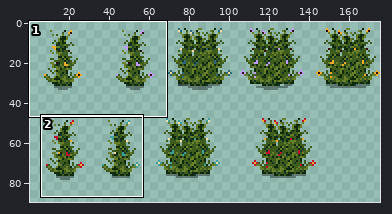
Edited in one commit: sprite sheet (Assets/Art/Sprites/Nature/Plants/Shrubbery/plant_weeds.png). The first picture is a wide view before the edit; the outline marks the close-up.
Close-up. Earlier state:
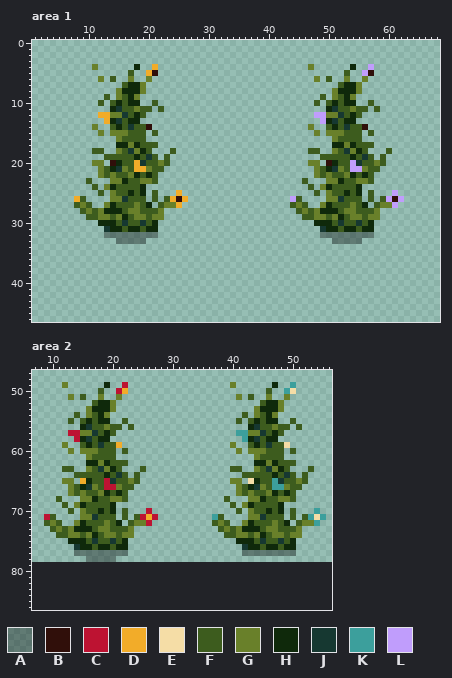
The file is 176x79 pixels. Shown: area 1: x 1..68, y 0..46; area 2: x 7..56, y 47..86. The old version is drawn lined up with the new one, on the new canvas. The wide view leaves out empty margins.
Palette (. is transparent): A #0000005a  B #300f0a  C #bd1332  D #f2ac29  E #f5dda6  F #3d5c1e  G #69802a  H #0f290b  J #163831  K #3c9f9c  L #c09dfc
Pixels before, area 1 (only the part around the change), first column x 1:
 0 ....................................................................
 1 ....................................................................
 2 ....................................................................
 3 ....................................................................
 4 ..........G......H..D.........................G......H..L...........
 5 ................F..DB...............................F..LB...........
 6 ...........G.F..G..G...........................G.F..G..G............
 7 ...............FHHG................................FHHG.............
 8 ..............GHHHG...............................GHHHG.............
 9 ............F.GFHG..............................F.GFHG..............
10 ...........F.FHFHH..F..........................F.FHFHH..F...........
11 .............HJFFGFF.F...........................HJFFGFF.F..........
12 ...........DDGGJFHF............................LLGGJFHF.............
13 ............DHJFHH..............................LHJFHH..............
14 ..........G..FHFJFFB..........................G..FHFJFFB............
15 ...........G.GGGFFF.F..........................G.GGGFFF.F...........
16 ..............GFFFF...............................GFFFF.............
17 ..............HHGHFFF.............................HHGHFFF...........
18 ..........FF..GFJGHF...F......................FF..GFJGHF...F........
19 ............FFFFFHFJF.F.........................FFFFFHFJF.F.........
20 ..........GG.BHFFDJFFGF.......................GG.BHFFLJFFGF.........
21 ...........GFHJGFDDGFF.........................GFHJGFLLGFF..........
22 ...........GFGFFGHFHF..........................GFGFFGHFHF...........
23 .........F...GGHFFGGF........................F...GGHFFGGF...........
24 ..........F.GHFFFFH...........................F.GHFFFFH.............
25 ...........F.GFFHFH.F...D......................F.GFFHFH.F...L.......
26 .......DF....GGJFFF.F.FDBD.................LF....GGJFFF.F.FLBL......
27 .......FGF..GHFFFGFH.FGGD..................FGF..GHFFFGFH.FGGL.......
28 ........FGFGHHHFGGFFFG......................FGFGHHHFGGFFFG..........
29 .........FFGGFGHFGGFGG.......................FFGGFGHFGGFGG..........
30 ...........HHHFJFFJFH..........................HHHFJFFJFH...........
31 ............JHHFHHFHH...........................JHHFHHFHH...........
32 ............AAAAAAAAA...........................AAAAAAAAA...........
33 ..............AAAAA...............................AAAAA.............
34 ....................................................................
35 ....................................................................
36 ....................................................................
37 ....................................................................
38 ....................................................................
39 ....................................................................
40 ....................................................................
41 ....................................................................
42 ....................................................................
43 ....................................................................
44 ....................................................................
45 ....................................................................
46 ....................................................................
Pixels before, area 2, first column x 9:
49 ...G......H..C.................G......H..K.....
50 .........F..CD.......................F..KE.....
51 ....G.F..G..G...................G.F..G..G......
52 ........FHHG........................FHHG.......
53 .......GHHHG.......................GHHHG.......
54 .....F.GFHG......................F.GFHG........
55 ....F.FHFHH..F..................F.FHFHH..F.....
56 ......HJFFGFF.F...................HJFFGFF.F....
57 ....CCGGJFHF....................KKGGJFHF.......
58 .....CHJFHH......................KHJFHH........
59 ...G..FHFJFFD..................G..FHFJFFE......
60 ....G.GGGFFF.F..................G.GGGFFF.F.....
61 .......GFFFF.......................GFFFF.......
62 .......HHGHFFF.....................HHGHFFF.....
63 ...FF..GFJGHF...F..............FF..GFJGHF...F..
64 .....FFFFFHFJF.F.................FFFFFHFJF.F...
65 ...GG.DHFFCJFFGF...............GG.EHFFKJFFGF...
66 ....GFHJGFCCGFF.................GFHJGFKKGFF....
67 ....GFGFFGHFHF..................GFGFFGHFHF.....
68 ..F...GGHFFGGF................F...GGHFFGGF.....
69 ...F.GHFFFFH...................F.GHFFFFH.......
70 ....F.GFFHFH.F...C..............F.GFFHFH.F...K.
71 CF....GGJFFF.F.FCDC.........KF....GGJFFF.F.FKEK
72 FGF..GHFFFGFH.FGGC..........FGF..GHFFFGFH.FGGK.
73 .FGFGHHHFGGFFFG..............FGFGHHHFGGFFFG....
74 ..FFGGFGHFGGFGG...............FFGGFGHFGGFGG....
75 ....HHHFJFFJFH..................HHHFJFFJFH.....
76 .....JHHFHHFHH...................JHHFHHFHH.....
77 .....AAAAAAAAA...................AAAAAAAAA.....
78 .......AAAAA...................................
Now the later version:
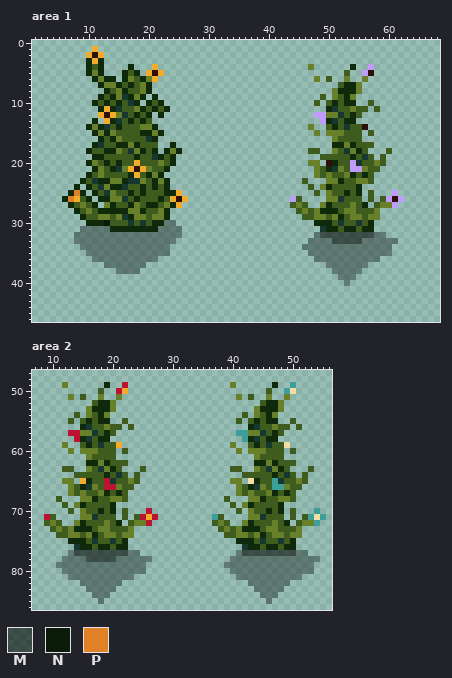
Colours new in this view: M #00000094  N #0a1b08  P #e08128
From old to new:
canvas 176x79 -> 176x113
Changed rows in their new state; - is an unchanged pixel.
Area 1:
first column x 6:
 1 -----D--------------------------------------------------
 2 ----DBD-------------------------------------------------
 3 ----HDH-------------------------------------------------
 4 ----HFH----H.-------------------------------------------
 5 ----HGH---H-H---D---------------------------------------
 6 -----H-HH-H-FH-D----------------------------------------
 7 ------HGGH--F-H-----------------------------------------
 8 -------HF--FF-H-----------------------------------------
 9 ------H-H-J--H-H----------------------------------------
10 -----H-H---J--H-H---------------------------------------
11 ------HD-----H-H-H--------------------------------------
12 -------BD-----H-H---------------------------------------
13 -----H------FHF-----------------------------------------
14 ----H-HJ---F-GGH----------------------------------------
15 -----H-H-FF--HHGH---------------------------------------
16 ------HFH-----JH----------------------------------------
17 -----HJFF---------H-------------------------------------
18 ----H--HH------H-HGH------------------------------------
19 -----HH-------FJH-H-------------------------------------
20 ----H-FHF----F----H-------------------------------------
21 -----H-----DB----H--------------------------------------
22 ----HF--F--HD--GH---------------------------------------
23 ---H-JHH---JJ-FHGH--------------------------------------
24 --H-H-J--HJ---FHFH--------------------------------------
25 -HPH-H-J------F-FHH-------------------------------------
26 HP--H-HH----H-F-H---------------------------------------
27 -H---H-----H---H--H-------------------------------------
28 --H---H---H--H---H--------------------------------------
29 ---H------JH-----H--------------------------------------
30 ----HH-NF-FJ----HAA-------------------------------------
31 ---AAAAA--H--H--AAAA------------------------------------
32 --AAAAA---------AAAA----------------------AMMMMMMMMMAA--
33 --AAAAAAA-----AAAAA----------------------AAAAMMMMMAAAAAA
34 ---AAAAAAAAAAAAAAA----------------------AAAAAAAAAAAAAAA-
35 ----AAAAAAAAAAAAAA-----------------------AAAAAAAAAAAAAA-
36 -----AAAAAAAAAAA--------------------------AAAAAAAAAAA---
37 -------AAAAAAA------------------------------AAAAAAA-----
38 ---------AAAA--------------------------------AAAAA------
39 ----------------------------------------------AAA-------
40 -----------------------------------------------A--------
Area 2:
first column x 11:
77 --AMMMMMMMMMAA----------------AMMMMMMMMMAA--
78 -AAAAMMMMMAAAAAA-------------AAAAAAAAAAAAAAA
79 AAAAAAAAAAAAAAA-------------AAAAAAAAAAAAAAA-
80 -AAAAAAAAAAAAAA--------------AAAAAAAAAAAAAA-
81 --AAAAAAAAAAA-----------------AAAAAAAAAAA---
82 ----AAAAAAA---------------------AAAAAAA-----
83 -----AAAAA-----------------------AAAAA------
84 ------AAA-------------------------AAA-------
85 -------A---------------------------A--------
Boxes around the changes in both close-ups, in picture pixels (x1, y1, x2, y2):
changed: (62, 46, 182, 274)
changed: (302, 232, 398, 286)
changed: (56, 550, 152, 604)
changed: (224, 550, 320, 604)
